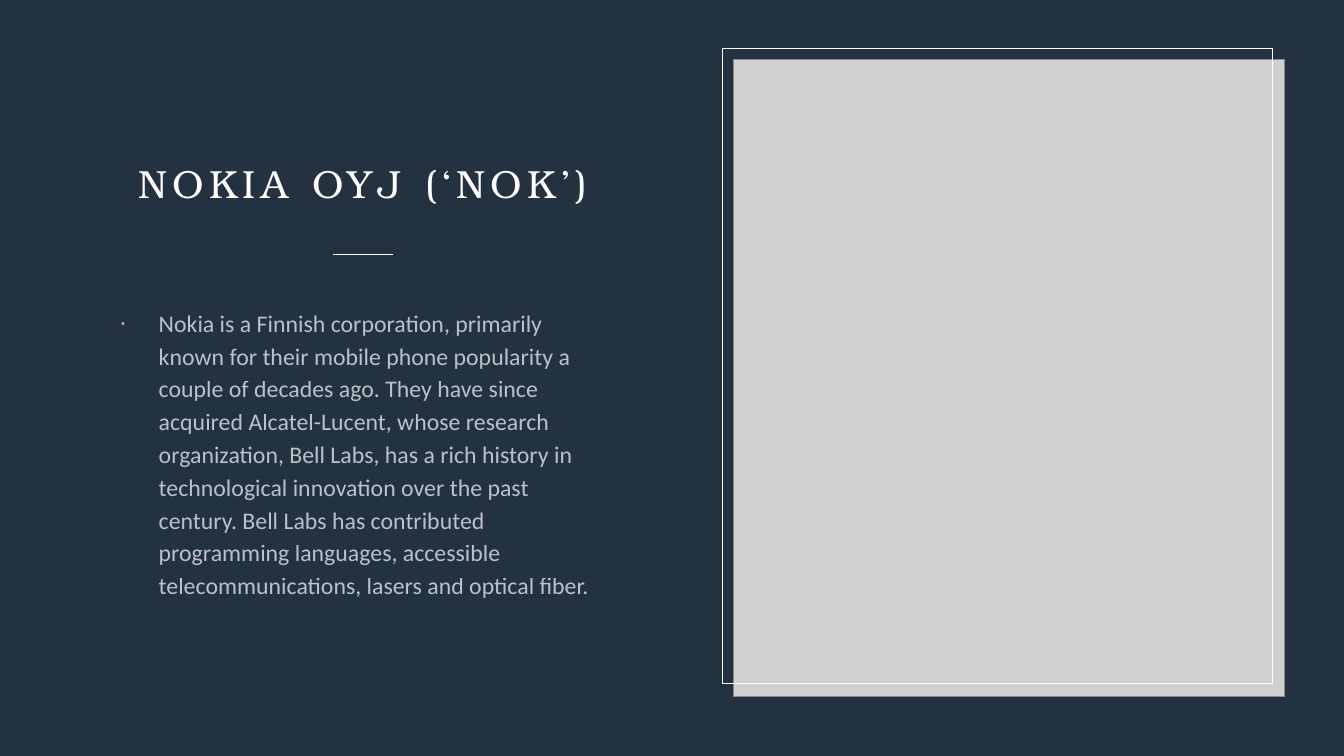
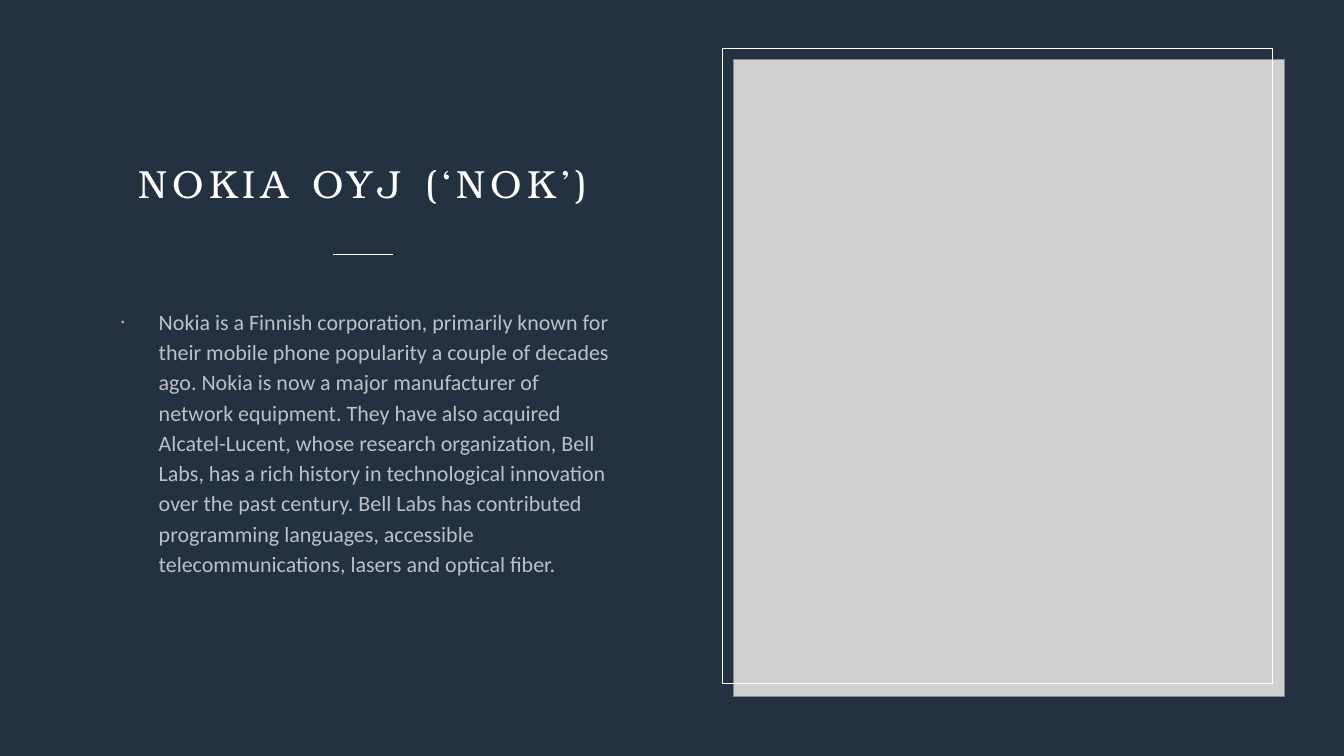
Before and after one commit to annikaboudwin/tech-stock-analysis, a slide deck: slide 4 of Brief tech stock analysis.pptx. Drawn at 1344x756 pixels with LibreOffice and Linux fonts; fonts in the diff are those of the drawing; grey boxes stand for pictures. Boxes give left, top, right and bottom in pixels: in the first picture for what was removed or moved away, otherwise in the second. Text is boxed around its words. In the diff, an @@ line names an element or a change of style, - is before the commit and + after.

```diff
--- a/Brief tech stock analysis.pptx
+++ b/Brief tech stock analysis.pptx
@@ text at [159,315,608,576]: text changed; size 17 to 15.7 pt @@
-· Nokia is a Finnish corporation, primarily known for their mobile phone popularity a couple of decades ago. They have since acquired Alcatel-Lucent, whose research organization, Bell Labs, has a rich history in technological innovation over the past century. Bell Labs has contributed programming languages, accessible telecommunications, lasers and optical fiber.
+· Nokia is a Finnish corporation, primarily known for their mobile phone popularity a couple of decades ago. Nokia is now a major manufacturer of network equipment. They have also acquired Alcatel-Lucent, whose research organization, Bell Labs, has a rich history in technological innovation over the past century. Bell Labs has contributed programming languages, accessible telecommunications, lasers and optical fiber.
```
Also in this commit, not shown: 2 other slides changed.
